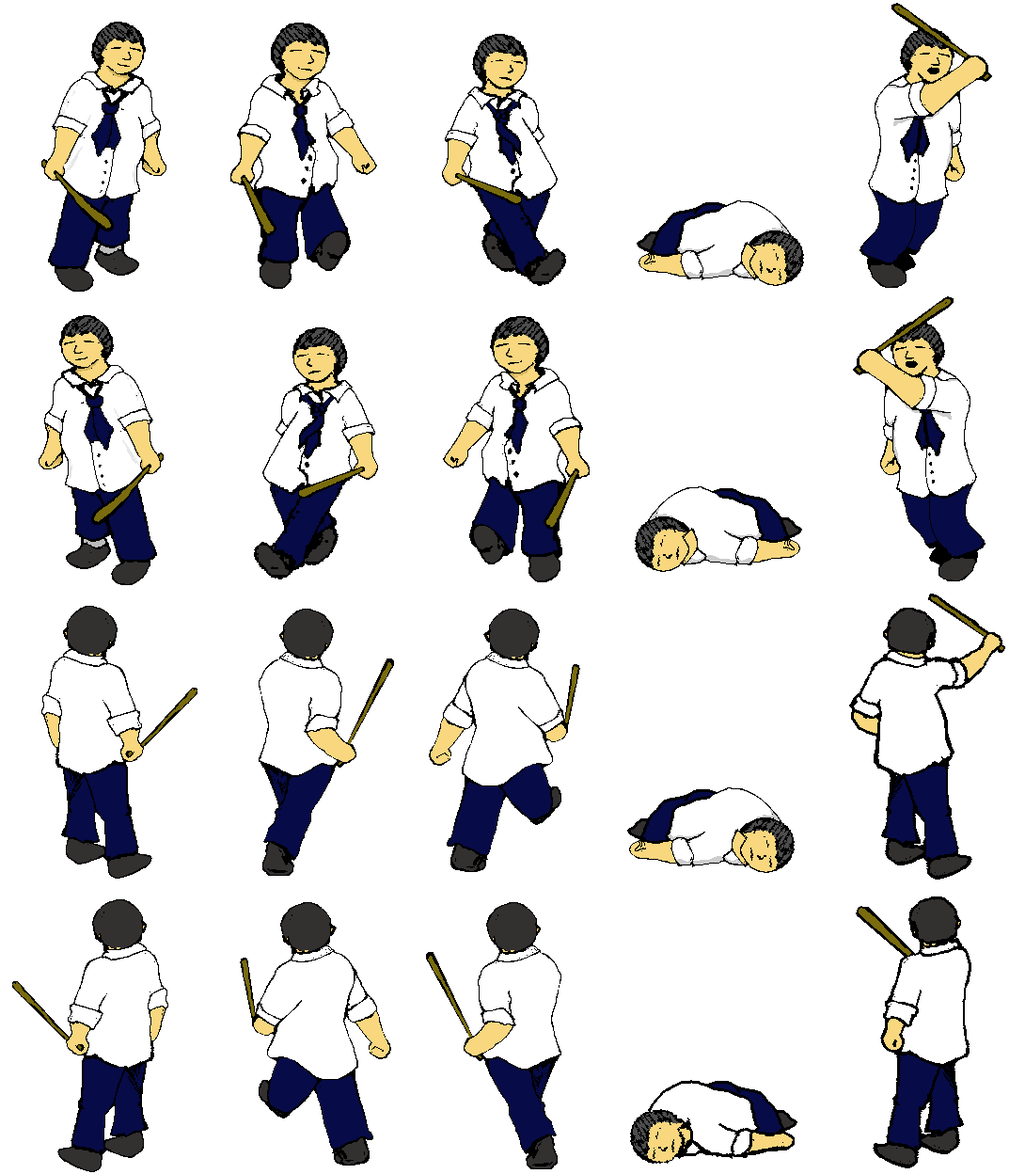
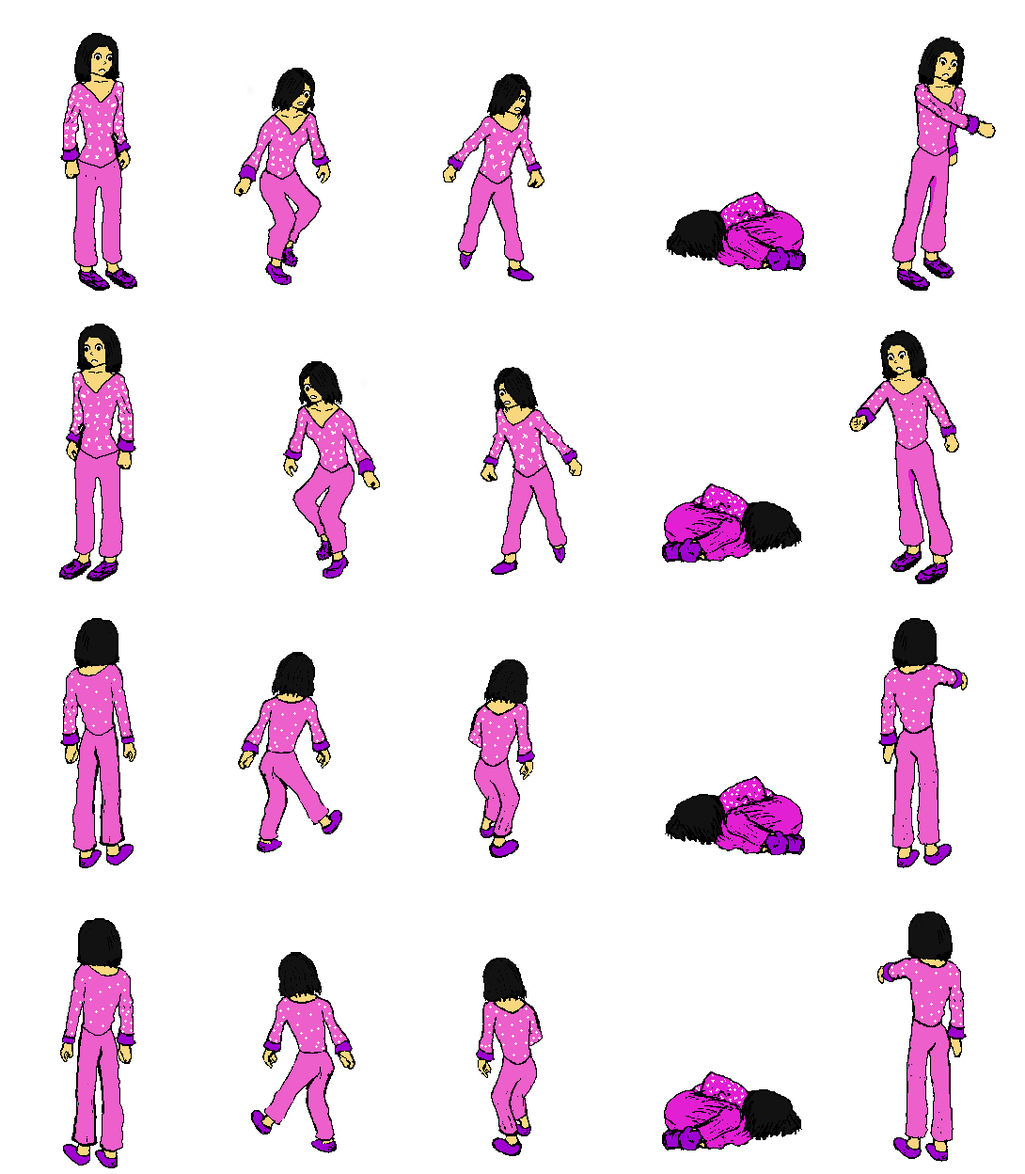
Layer changes from the first 1025×1174 image to the second:
hid "fatboy", painted on it over [12,2,1006,1172]
showed "Pasted Layer #2" over [59,32,997,1169]
